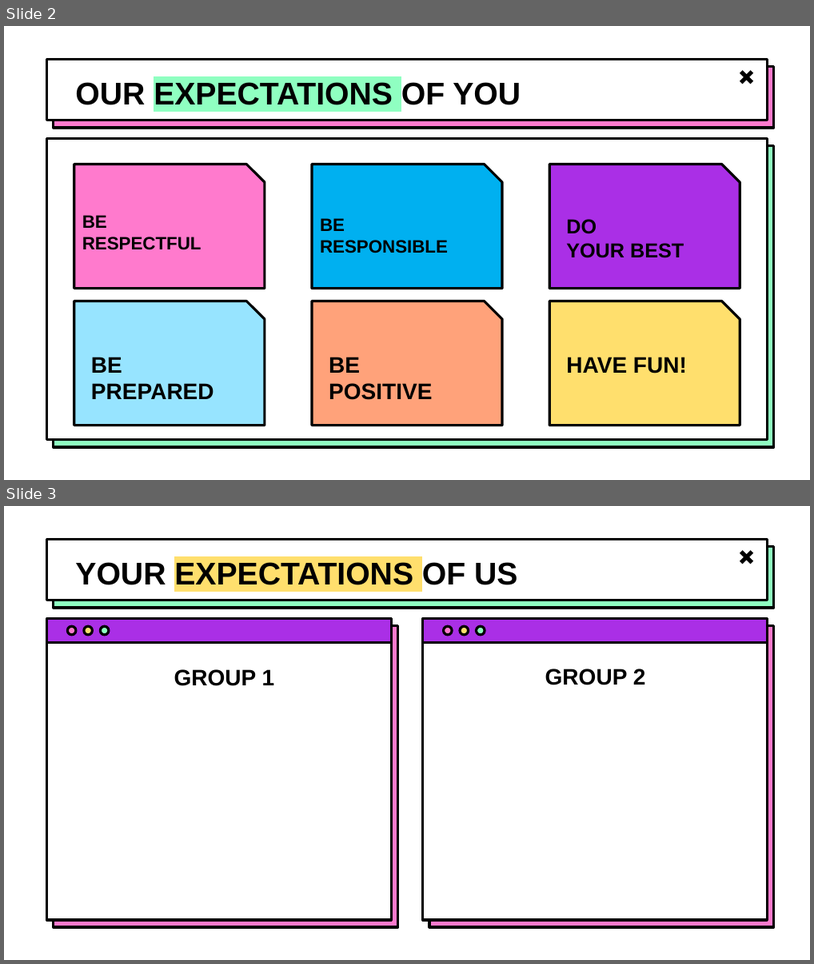
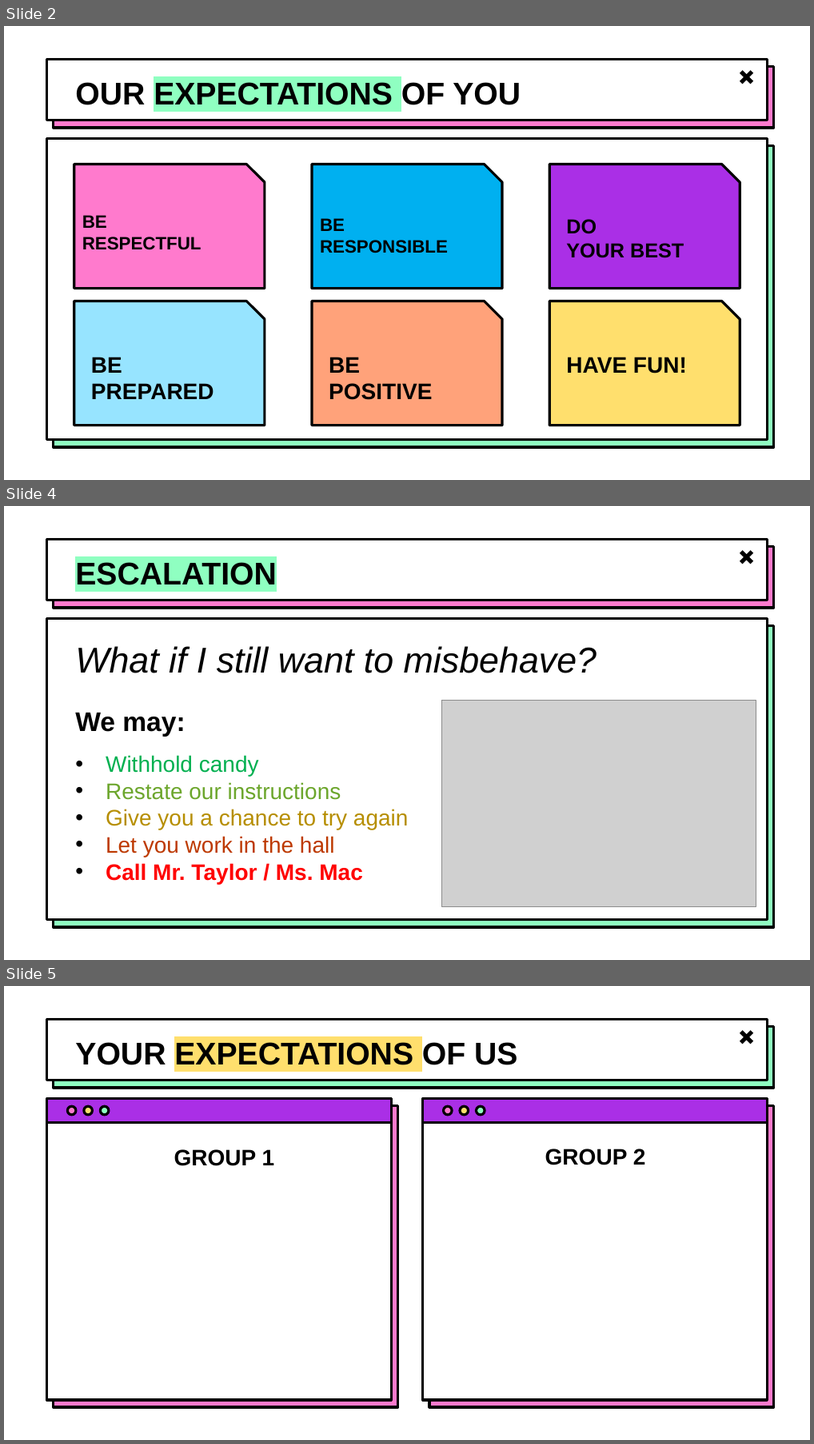
Before and after one commit to hylandtechoutreach/ucs, a slide deck: IntroHyland/ClassroomExpectations.pptx. Shown one above the other, each under a label of ours: slides 2 and 3 before the commit, slides 2, 4 and 5 after it; the slides between them are not shown. The pictures are 814x964 and 814x1444 pixels, drawn with LibreOffice and Linux fonts; fonts in the diff are those of the drawing; grey boxes stand for pictures; background and template pictures are left out. Boxes give left, top, right and bottom in pixels: in the first picture for what was removed or moved away, otherwise in the second. Text is boxed around its words. In the diff, an @@ line names an element or a change of style, - is before the commit and + after.

```diff
--- a/IntroHyland/ClassroomExpectations.pptx
+++ b/IntroHyland/ClassroomExpectations.pptx
@@ slide 4 added at box(4, 506, 810, 960), background picture (left out); not listed: 5 template elements that a slide beside it also shows @@
@@ text added at box(75, 562, 277, 585), 28 pt, text #000000, bold @@
+ESCALATION
@@ text added at box(75, 646, 598, 673), 32 pt, text #000000, italic @@
+What if I still want to misbehave?
@@ text added at box(75, 712, 409, 884), 20 pt, text #B68E00 @@
+We may:
+• Withhold candy
+• Restate our instructions
+• Give you a chance to try again
+• Let you work in the hall
+• Call Mr. Taylor / Ms. Mac
@@ picture added at box(442, 700, 755, 907) @@
@@ what was slide 3 is now slide 5 @@
```
Also in this commit, not shown: 1 other slide added.
